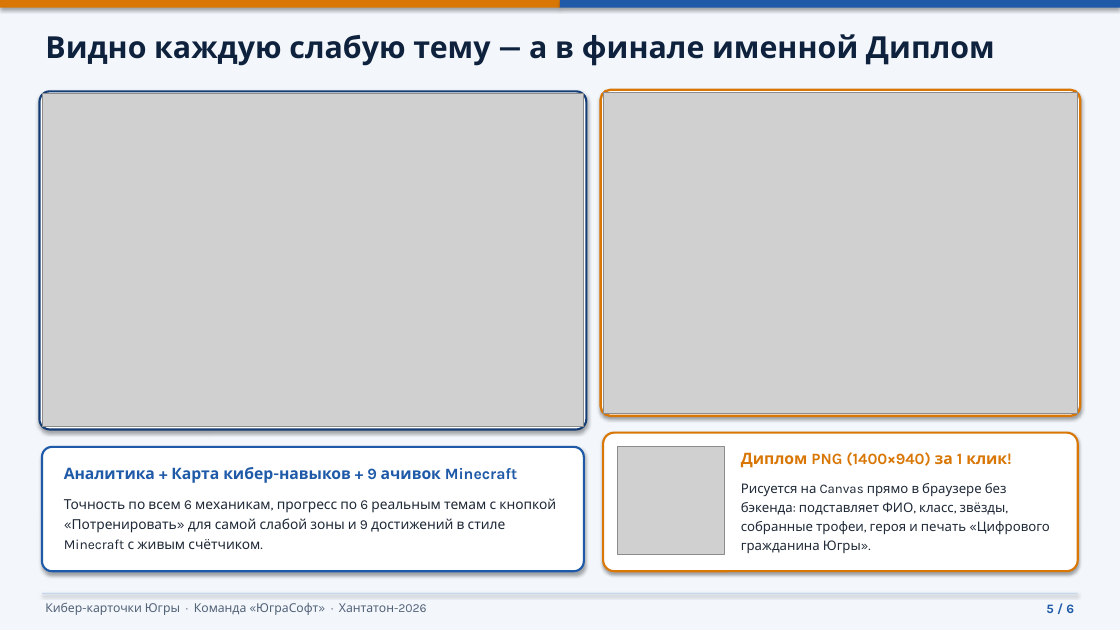
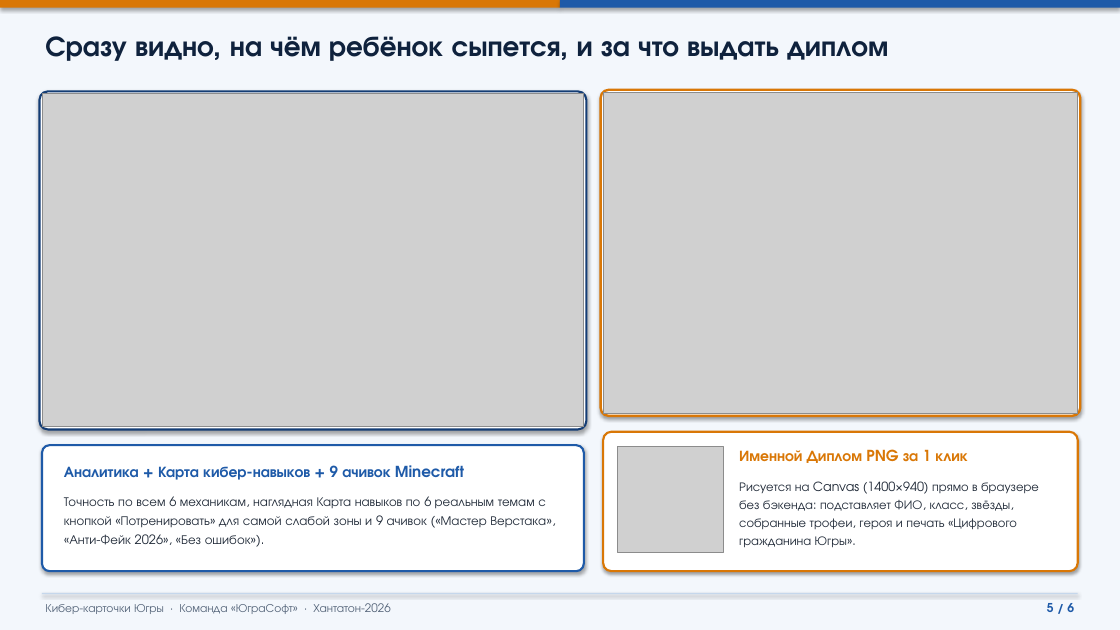
Before and after one commit to Frejixxx/yugrasoft-cybercards, a slide deck: slide 5 of Презентация_Кибер-карточки_Югры.pptx. Drawn at 1120x630 pixels with LibreOffice and Linux fonts; fonts in the diff are those of the drawing; grey boxes stand for pictures. Boxes give left, top, right and bottom in pixels: in the first picture for what was removed or moved away, otherwise in the second. Text is boxed around its words. In the diff, an @@ line names an element or a change of style, - is before the commit and + after.

```diff
--- a/Презентация_Кибер-карточки_Югры.pptx
+++ b/Презентация_Кибер-карточки_Югры.pptx
@@ text at box(45, 36, 888, 61): text changed; size 26 to 24.5 pt; font Karla to TeX Gyre Adventor @@
-Видно каждую слабую тему — а в финале именной Диплом
+Сразу видно, на чём ребёнок сыпется, и за что выдать диплом
@@ proportions changed in 3 elements at box(601, 90, 1081, 416), box(603, 432, 1078, 571), box(42, 445, 584, 571) @@
@@ text at box(739, 449, 968, 463): text changed; size 13.5 to 13 pt; font Karla to TeX Gyre Adventor @@
-Диплом PNG (1400×940) за 1 клик!
+Именной Диплом PNG за 1 клик
@@ text "Аналитика + Карта кибер-навыков + ..." at box(64, 465, 464, 480): size 13.5 to 13 pt, font Karla to TeX Gyre Adventor @@
@@ text at box(64, 496, 546, 545): text changed; size 11.8 to 11 pt; font Karla to TeX Gyre Adventor @@
-Точность по всем 6 механикам, прогресс по 6 реальным темам с кнопкой «Потренировать» для самой слабой зоны и 9 достижений в стиле Minecraft с живым счётчиком.
+Точность по всем 6 механикам, наглядная Карта навыков по 6 реальным темам с кнопкой «Потренировать» для самой слабой зоны и 9 ачивок («Мастер Верстака», «Анти-Фейк 2026», «Без ошибок»).
@@ text at box(739, 481, 1039, 548): text changed; size 11.3 to 10.8 pt; font Karla to TeX Gyre Adventor @@
-Рисуется на Canvas прямо в браузере без бэкенда: подставляет ФИО, класс, звёзды, собранные трофеи, героя и печать «Цифрового гражданина Югры».
+Рисуется на Canvas (1400×940) прямо в браузере без бэкенда: подставляет ФИО, класс, звёзды, собранные трофеи, героя и печать «Цифрового гражданина Югры».
@@ text "Кибер-карточки Югры · Команда «ЮграСофт» ..." at box(45, 603, 391, 614): size 10.5 to 10 pt, font Karla to TeX Gyre Adventor @@
@@ text "5 / 6" at box(1047, 603, 1074, 612): size 11 to 10.5 pt, font Karla to TeX Gyre Adventor @@
```
Also in this commit, not shown: 4 other slides changed, 1 slide added, 1 slide removed, 4 other files.
